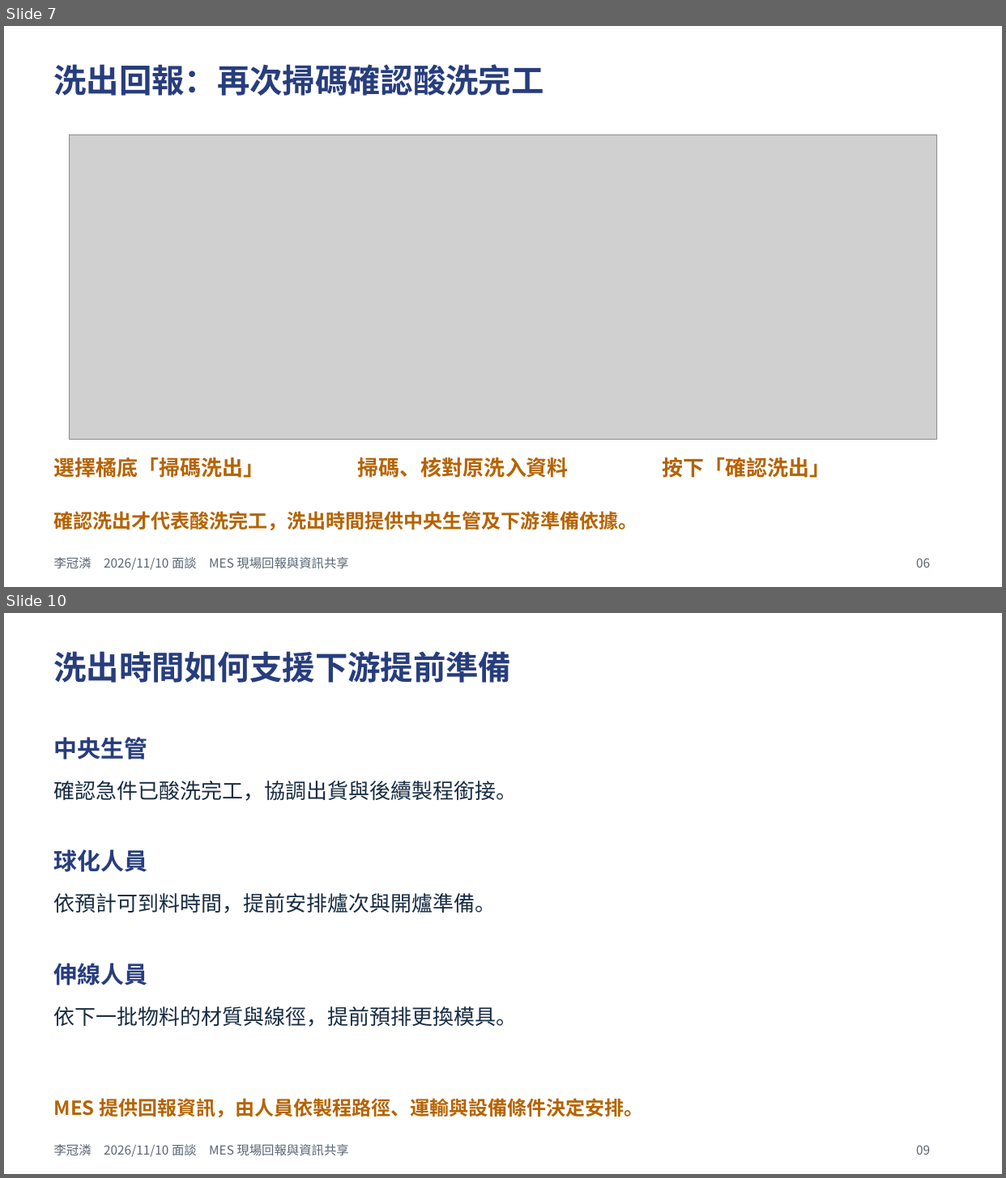
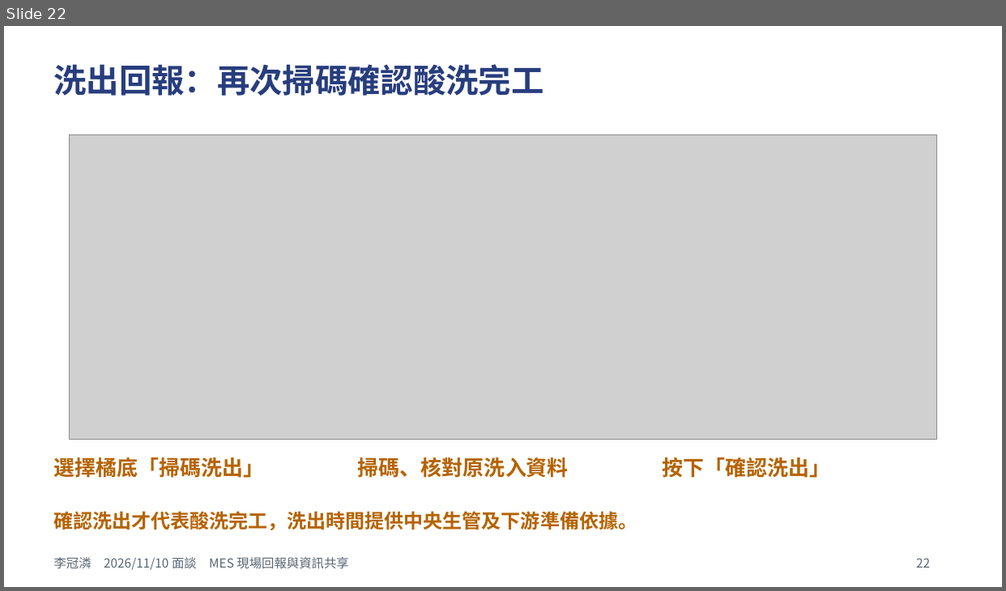
Before and after one commit to vannessiii2/report2, a slide deck: ppt/MES洗入洗出與天車AR_1110面談版.pptx. Shown one above the other, each under a label of ours: slides 7 and 10 before the commit, slide 22 after it; the slides between them are not shown. The pictures are 1006x1178 and 1006x591 pixels, drawn with LibreOffice and Linux fonts; fonts in the diff are those of the drawing; grey boxes stand for pictures. Boxes give left, top, right and bottom in pixels: in the first picture for what was removed or moved away, otherwise in the second. Text is boxed around its words. In the diff, an @@ line names an element or a change of style, - is before the commit and + after.

```diff
--- a/ppt/MES洗入洗出與天車AR_1110面談版.pptx
+++ b/ppt/MES洗入洗出與天車AR_1110面談版.pptx
@@ slide 10 removed at box(4, 613, 1002, 1174), background #FFFFFF @@
@@ text removed at box(54, 651, 512, 683) @@
-洗出時間如何支援下游提前準備
@@ text removed at box(54, 737, 148, 760) @@
-中央生管
@@ text removed at box(54, 781, 518, 801) @@
-確認急件已酸洗完工，協調出貨與後續製程銜接。
@@ text removed at box(54, 850, 148, 872) @@
-球化人員
@@ text removed at box(54, 893, 496, 914) @@
-依預計可到料時間，提前安排爐次與開爐準備。
@@ text removed at box(54, 963, 148, 986) @@
-伸線人員
@@ text removed at box(54, 1007, 518, 1027) @@
-依下一批物料的材質與線徑，提前預排更換模具。
@@ text removed at box(54, 1098, 644, 1118) @@
-MES 提供回報資訊，由人員依製程路徑、運輸與設備條件決定安排。
@@ text removed at box(54, 1144, 348, 1157) @@
-李冠潾 2026/11/10 面談 MES 現場回報與資訊共享
@@ text removed at box(916, 1145, 930, 1155) @@
-09
@@ what was slide 7 is now slide 22 @@
@@ slide 22 changed as well @@
@@ text at box(916, 558, 930, 568): text changed @@
-06
+22
```
Also in this commit, not shown: 5 other slides changed, 16 slides added, 8 other slides removed, 2 other files.
